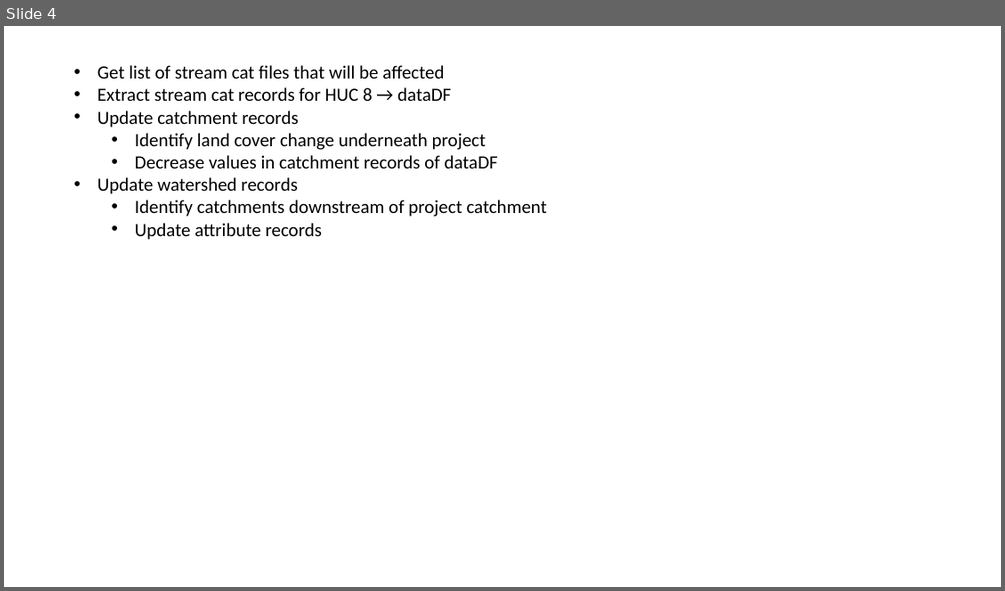
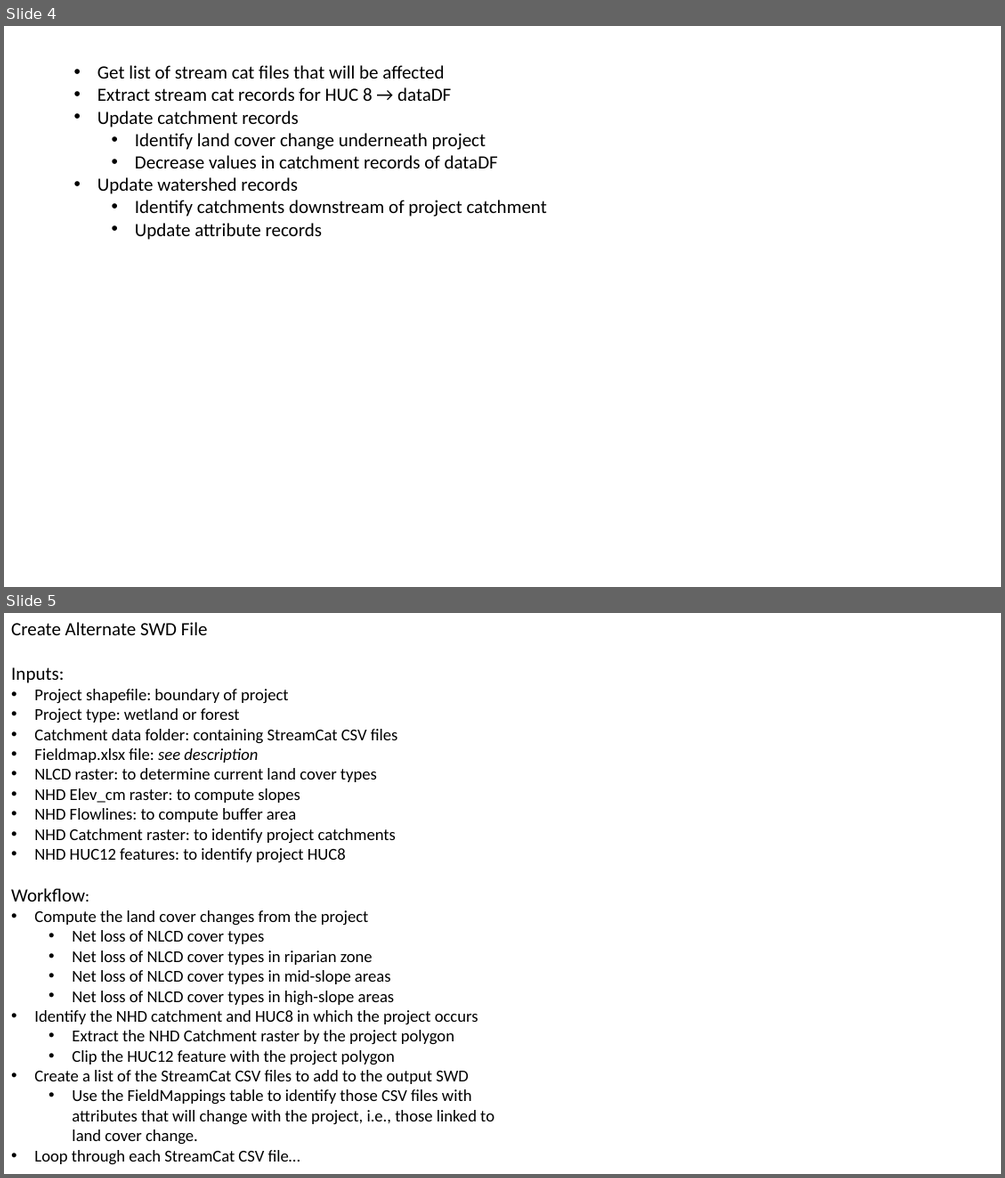
Before and after one commit to Duke-NSOE/GeoWET, a slide deck: Docs/ToolDesign.pptx. Shown one above the other, each under a label of ours: slide 4 before the commit, slides 4 and 5 after it. The pictures are 1005x591 and 1005x1178 pixels, drawn with LibreOffice and Linux fonts; fonts in the diff are those of the drawing. Boxes give left, top, right and bottom in pixels: in the first picture for what was removed or moved away, otherwise in the second. Text is boxed around its words. In the diff, an @@ line names an element or a change of style, - is before the commit and + after.

```diff
--- a/Docs/ToolDesign.pptx
+++ b/Docs/ToolDesign.pptx
@@ slide 5 added at [4, 613, 1001, 1174], background #FFFFFF @@
@@ text added at [11, 622, 494, 1165], 16 pt, text #000000 @@
+Create Alternate SWD File
+Inputs:
+• Project shapefile: boundary of project
+• Project type: wetland or forest
+• Catchment data folder: containing StreamCat CSV files
+• Fieldmap.xlsx file: see description
+• NLCD raster: to determine current land cover types
+• NHD Elev_cm raster: to compute slopes
+• NHD Flowlines: to compute buffer area
+• NHD Catchment raster: to identify project catchments
+• NHD HUC12 features: to identify project HUC8
+Workflow:
+• Compute the land cover changes from the project
+  • Net loss of NLCD cover types
+  • Net loss of NLCD cover types in riparian zone
+  • Net loss of NLCD cover types in mid-slope areas
+  • Net loss of NLCD cover types in high-slope areas
+• Identify the NHD catchment and HUC8 in which the project occurs
+  • Extract the NHD Catchment raster by the project polygon
+  • Clip the HUC12 feature with the project polygon
+• Create a list of the StreamCat CSV files to add to the output SWD
+  • Use the FieldMappings table to identify those CSV files with attributes that will change with the project, i.e., those linked to land cover change.
+• Loop through each StreamCat CSV file…
```
Also in this commit, not shown: 2 other slides added, 4 other files.
